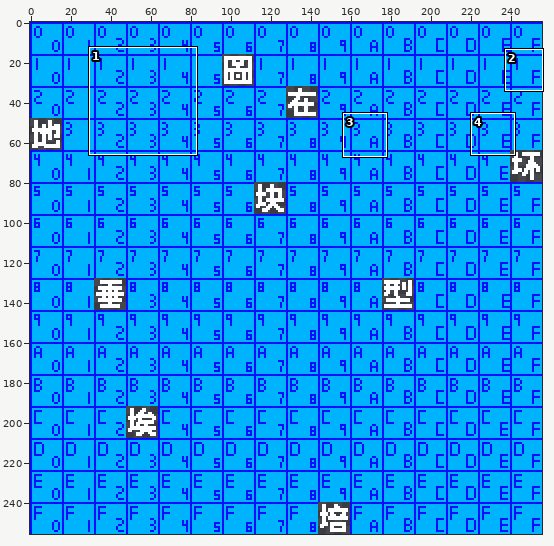
Sprite sheet: assets/base/font/cosmic-reach-font-5700.png. The first picture is a wide view before the edit; the outline marks the close-up.
Close-up. Earlier state:
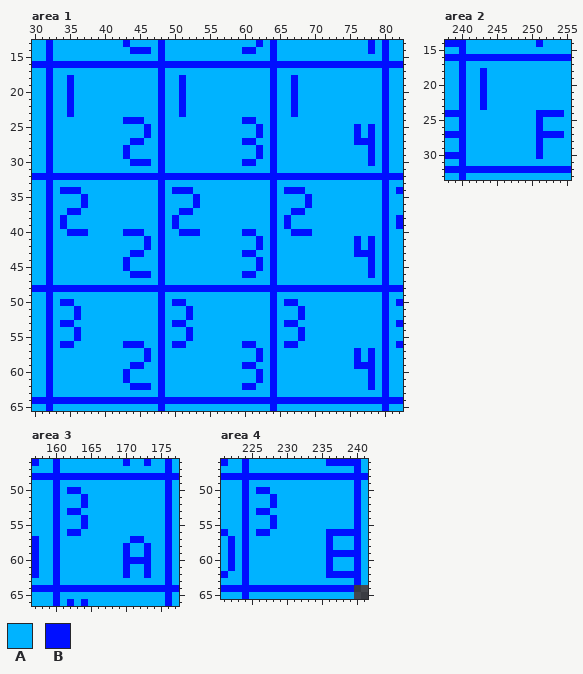
The file is 256x256 pixels. Shown: area 1: x 30..82, y 13..65; area 2: x 238..255, y 14..33; area 3: x 157..177, y 46..66; area 4: x 221..241, y 46..65. The commit also changed other parts of the picture, which this record leaves out.
Palette (. is transparent): A #00b3ff  B #000fff
Pixels before, area 1 (only the part around the change), first column x 30:
13 AABAAAAAAAAAABAAAABAAAAAAAAAAAAABABAAAAAAAAAAAAABABAA
14 AABAAAAAAAAAAABBBABAAAAAAAAAAABBAABAAAAAAAAAAAAABABAA
15 AABAAAAAAAAAAAAAAABAAAAAAAAAAAAAAABAAAAAAAAAAAAAAABAA
16 BBBBBBBBBBBBBBBBBBBBBBBBBBBBBBBBBBBBBBBBBBBBBBBBBBBBB
17 AABAAAAAAAAAAAAAAABAAAAAAAAAAAAAAABAAAAAAAAAAAAAAABAA
18 AABAABAAAAAAAAAAAABAABAAAAAAAAAAAABAABAAAAAAAAAAAABAA
19 AABAABAAAAAAAAAAAABAABAAAAAAAAAAAABAABAAAAAAAAAAAABAA
20 AABAABAAAAAAAAAAAABAABAAAAAAAAAAAABAABAAAAAAAAAAAABAA
21 AABAABAAAAAAAAAAAABAABAAAAAAAAAAAABAABAAAAAAAAAAAABAA
22 AABAABAAAAAAAAAAAABAABAAAAAAAAAAAABAABAAAAAAAAAAAABAA
23 AABAABAAAAAAAAAAAABAABAAAAAAAAAAAABAABAAAAAAAAAAAABAA
24 AABAAAAAAAAAABBBAABAAAAAAAAAAABBAABAAAAAAAAAAAAAAABAA
25 AABAAAAAAAAAAAAABABAAAAAAAAAAAAABABAAAAAAAAAAABABABAA
26 AABAAAAAAAAAAAAABABAAAAAAAAAAAAABABAAAAAAAAAAABABABAA
27 AABAAAAAAAAAAABBAABAAAAAAAAAAABBAABAAAAAAAAAAABBBABAA
28 AABAAAAAAAAAABAAAABAAAAAAAAAAAAABABAAAAAAAAAAAAABABAA
29 AABAAAAAAAAAABAAAABAAAAAAAAAAAAABABAAAAAAAAAAAAABABAA
30 AABAAAAAAAAAAABBBABAAAAAAAAAAABBAABAAAAAAAAAAAAABABAA
31 AABAAAAAAAAAAAAAAABAAAAAAAAAAAAAAABAAAAAAAAAAAAAAABAA
32 BBBBBBBBBBBBBBBBBBBBBBBBBBBBBBBBBBBBBBBBBBBBBBBBBBBBB
33 AABAAAAAAAAAAAAAAABAAAAAAAAAAAAAAABAAAAAAAAAAAAAAABAA
34 AABABBBAAAAAAAAAAABABBBAAAAAAAAAAABABBBAAAAAAAAAAABAB
35 AABAAAABAAAAAAAAAABAAAABAAAAAAAAAABAAAABAAAAAAAAAABAA
36 AABAAAABAAAAAAAAAABAAAABAAAAAAAAAABAAAABAAAAAAAAAABAA
37 AABAABBAAAAAAAAAAABAABBAAAAAAAAAAABAABBAAAAAAAAAAABAA
38 AABABAAAAAAAAAAAAABABAAAAAAAAAAAAABABAAAAAAAAAAAAABAB
39 AABABAAAAAAAAAAAAABABAAAAAAAAAAAAABABAAAAAAAAAAAAABAB
40 AABAABBBAAAAABBBAABAABBBAAAAAABBAABAABBBAAAAAAAAAABAA
41 AABAAAAAAAAAAAAABABAAAAAAAAAAAAABABAAAAAAAAAAABABABAA
42 AABAAAAAAAAAAAAABABAAAAAAAAAAAAABABAAAAAAAAAAABABABAA
43 AABAAAAAAAAAAABBAABAAAAAAAAAAABBAABAAAAAAAAAAABBBABAA
44 AABAAAAAAAAAABAAAABAAAAAAAAAAAAABABAAAAAAAAAAAAABABAA
45 AABAAAAAAAAAABAAAABAAAAAAAAAAAAABABAAAAAAAAAAAAABABAA
46 AABAAAAAAAAAAABBBABAAAAAAAAAAABBAABAAAAAAAAAAAAABABAA
47 AABAAAAAAAAAAAAAAABAAAAAAAAAAAAAAABAAAAAAAAAAAAAAABAA
48 BBBBBBBBBBBBBBBBBBBBBBBBBBBBBBBBBBBBBBBBBBBBBBBBBBBBB
49 AABAAAAAAAAAAAAAAABAAAAAAAAAAAAAAABAAAAAAAAAAAAAAABAA
50 AABABBAAAAAAAAAAAABABBAAAAAAAAAAAABABBAAAAAAAAAAAABAB
51 AABAAABAAAAAAAAAAABAAABAAAAAAAAAAABAAABAAAAAAAAAAABAA
52 AABAAABAAAAAAAAAAABAAABAAAAAAAAAAABAAABAAAAAAAAAAABAA
53 AABABBAAAAAAAAAAAABABBAAAAAAAAAAAABABBAAAAAAAAAAAABAB
54 AABAAABAAAAAAAAAAABAAABAAAAAAAAAAABAAABAAAAAAAAAAABAA
55 AABAAABAAAAAAAAAAABAAABAAAAAAAAAAABAAABAAAAAAAAAAABAA
56 AABABBAAAAAAABBBAABABBAAAAAAAABBAABABBAAAAAAAAAAAABAB
57 AABAAAAAAAAAAAAABABAAAAAAAAAAAAABABAAAAAAAAAAABABABAA
58 AABAAAAAAAAAAAAABABAAAAAAAAAAAAABABAAAAAAAAAAABABABAA
59 AABAAAAAAAAAAABBAABAAAAAAAAAAABBAABAAAAAAAAAAABBBABAA
60 AABAAAAAAAAAABAAAABAAAAAAAAAAAAABABAAAAAAAAAAAAABABAA
61 AABAAAAAAAAAABAAAABAAAAAAAAAAAAABABAAAAAAAAAAAAABABAA
62 AABAAAAAAAAAAABBBABAAAAAAAAAAABBAABAAAAAAAAAAAAABABAA
63 AABAAAAAAAAAAAAAAABAAAAAAAAAAAAAAABAAAAAAAAAAAAAAABAA
64 BBBBBBBBBBBBBBBBBBBBBBBBBBBBBBBBBBBBBBBBBBBBBBBBBBBBB
65 AABAAAAAAAAAAAAAAABAAAAAAAAAAAAAAABAAAAAAAAAAAAAAABAA
Pixels before, area 2, first column x 238:
14 BBBAAAAAAAAAABAAAA
15 AABAAAAAAAAAAAAAAA
16 BBBBBBBBBBBBBBBBBB
17 AABAAAAAAAAAAAAAAA
18 AABAABAAAAAAAAAAAA
19 AABAABAAAAAAAAAAAA
20 AABAABAAAAAAAAAAAA
21 AABAABAAAAAAAAAAAA
22 AABAABAAAAAAAAAAAA
23 AABAABAAAAAAAAAAAA
24 BBBAAAAAAAAAABBBBA
25 AABAAAAAAAAAABAAAA
26 AABAAAAAAAAAABAAAA
27 BBBAAAAAAAAAABBBBA
28 AABAAAAAAAAAABAAAA
29 AABAAAAAAAAAABAAAA
30 BBBAAAAAAAAAABAAAA
31 AABAAAAAAAAAAAAAAA
32 BBBBBBBBBBBBBBBBBB
33 AABAAAAAAAAAAAAAAA
Pixels before, area 3, first column x 157:
46 BAABAAAAAAAAABAABAABA
47 AAABAAAAAAAAAAAAAAABA
48 BBBBBBBBBBBBBBBBBBBBB
49 AAABAAAAAAAAAAAAAAABA
50 AAABABBAAAAAAAAAAAABA
51 AAABAAABAAAAAAAAAAABA
52 AAABAAABAAAAAAAAAAABA
53 AAABABBAAAAAAAAAAAABA
54 AAABAAABAAAAAAAAAAABA
55 AAABAAABAAAAAAAAAAABA
56 AAABABBAAAAAAAAAAAABA
57 BAABAAAAAAAAAABBAAABA
58 BAABAAAAAAAAABAABAABA
59 BAABAAAAAAAAABAABAABA
60 BAABAAAAAAAAABBBBAABA
61 BAABAAAAAAAAABAABAABA
62 BAABAAAAAAAAABAABAABA
63 AAABAAAAAAAAAAAAAAABA
64 BBBBBBBBBBBBBBBBBBBBB
65 AAABAAAAAAAAAAAAAAABA
66 AAABABABAAAAAAAAAAABA
Pixels before, area 4, first column x 221:
46 BAABAAAAAAAAAAABBBBBA
47 AAABAAAAAAAAAAAAAAABA
48 BBBBBBBBBBBBBBBBBBBBB
49 AAABAAAAAAAAAAAAAAABA
50 AAABABBAAAAAAAAAAAABA
51 AAABAAABAAAAAAAAAAABA
52 AAABAAABAAAAAAAAAAABA
53 AAABABBAAAAAAAAAAAABA
54 AAABAAABAAAAAAAAAAABA
55 AAABAAABAAAAAAAAAAABA
56 BAABABBAAAAAAAABBBBBA
57 ABABAAAAAAAAAAABAAABA
58 ABABAAAAAAAAAAABAAABA
59 ABABAAAAAAAAAAABBBBBA
60 ABABAAAAAAAAAAABAAABA
61 ABABAAAAAAAAAAABAAABA
62 BAABAAAAAAAAAAABBBBBA
63 AAABAAAAAAAAAAAAAAABA
64 BBBBBBBBBBBBBBBBBBB..
65 AAABAAAAAAAAAAAAAAA..
New version:
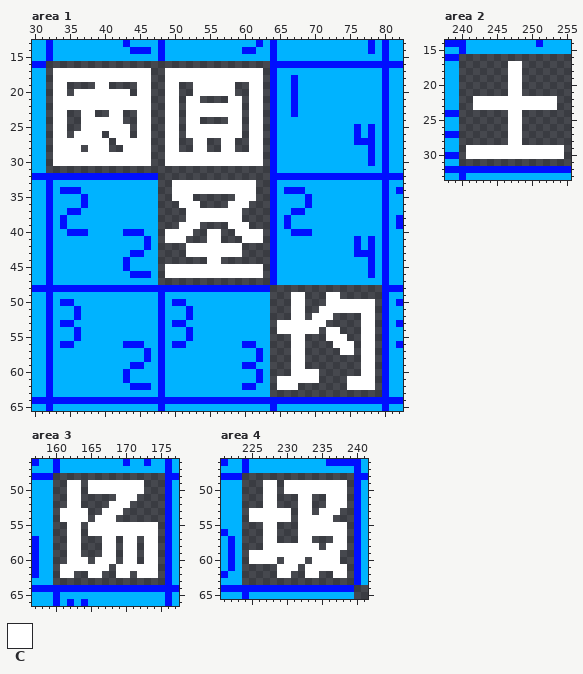
Colours new in this view: C #ffffff
The edit:
Changed rows in their new state; - is an unchanged pixel.
Area 1:
first column x 32:
16 ................................----------------
17 .CCCCCCCCCCCCCC..CCCCCCCCCCCCCC.----------------
18 .CCCCCCCCCCCCCC..CCCCCCCCCCCCCC.----------------
19 .CC....CC....CC..CC..CCCCCC..CC.----------------
20 .CC.CCCCCCCC.CC..CC..CCCCCC..CC.----------------
21 .CCCCCCCCCCCCCC..CC.CC....CC.CC.----------------
22 .CCCCCCCCCCCCCC..CC.CCCCCCCC.CC.----------------
23 .CC..CC..CC..CC..CC.CCCCCCCC.CC.----------------
24 .CC..CCCCCC..CC..CC.CC....CC.CC.----------------
25 .CC..CCCCCCC.CC..CC.CCCCCCCC.CC.----------------
26 .CC.CCCC.CCC.CC..CC.CCCCCCCC.CC.----------------
27 .CCCCCCCC.CCCCC..CC..CC..CC..CC.----------------
28 .CCCC.CCC..CCCC..CC..CC..CC..CC.----------------
29 .CCCCCCCCCCCCCC..CCCCCCCCCCCCCC.----------------
30 .CCCCCCCCCCCCCC..CCCCCCCCCCCCCC.----------------
31 ................................----------------
32 ----------------................----------------
33 ----------------..CCCCCCCCCCCC..----------------
34 ----------------..CCCCCCCCCCCC..----------------
35 ----------------..CCC......CCC..----------------
36 ----------------...CCC....CCC...----------------
37 ----------------....CCCCCCCC....----------------
38 ----------------....CCCCCCCC....----------------
39 ----------------...CCC....CCC...----------------
40 ----------------.CCCC..CC..CCCC.----------------
41 ----------------.CCC...CC...CCC.----------------
42 ----------------....CCCCCCCC....----------------
43 ----------------....CCCCCCCC....----------------
44 ----------------.......CC.......----------------
45 ----------------.CCCCCCCCCCCCCC.----------------
46 ----------------.CCCCCCCCCCCCCC.----------------
47 ----------------................----------------
48 --------------------------------................
49 --------------------------------...CC...CC......
50 --------------------------------...CC...CCCCCCC.
51 --------------------------------...CC..CCCCCCCC.
52 --------------------------------...CC.CCC....CC.
53 --------------------------------.CCCCCCC.....CC.
54 --------------------------------.CCCCCC.CC...CC.
55 --------------------------------...CC...CCC..CC.
56 --------------------------------...CC....CCC.CC.
57 --------------------------------...CC.....CC.CC.
58 --------------------------------...CC........CC.
59 --------------------------------...CC........CC.
60 --------------------------------...CCCC......CC.
61 --------------------------------.CCCCCC....CCCC.
62 --------------------------------.CCC.......CCCC.
63 --------------------------------................
Area 2:
first column x 240:
16 ................
17 .......CC.......
18 .......CC.......
19 .......CC.......
20 .......CC.......
21 .......CC.......
22 ..CCCCCCCCCCCC..
23 ..CCCCCCCCCCCC..
24 .......CC.......
25 .......CC.......
26 .......CC.......
27 .......CC.......
28 .......CC.......
29 .CCCCCCCCCCCCCC.
30 .CCCCCCCCCCCCCC.
31 ................
Area 3:
first column x 160:
48 ................
49 ..CC.CCCCCCCC...
50 ..CC.CCCCCCCC...
51 ..CC.....CCC....
52 ..CC....CCC.....
53 .CCCC..CCC......
54 .CCCC.CCC.......
55 ..CC.CCCCCCCCCC.
56 ..CC.CCCCCCCCCC.
57 ..CC...CC.CC.CC.
58 ..CC...CC.CC.CC.
59 ..CC...CC.CC.CC.
60 ..CCC.CCC.CC.CC.
61 .CCCCCCC.CCCCCC.
62 .CC..CC..CC.CCC.
63 ................
Area 4:
first column x 224:
48 ................
49 ...CC.CCCCCCCCC.
50 ...CC.CCCCCCCCC.
51 ...CC...CC..CCC.
52 ...CC...CC..CCC.
53 .CCCCCC.CC.CCC..
54 .CCCCCC.CCCCC...
55 ...CC...CCCCCCC.
56 ...CC...CCCCCCC.
57 ...CC...CC...CC.
58 ...CCCCCCCC.CCC.
59 .CCCCCCCCCCCCC..
60 .CCCC.CCC.CCCC..
61 .....CCC.CCCCCC.
62 .....CC..CC..CC.
63 ................
Pixel boxes of the changes (left, top, right, bottom) in both close-ups:
changed: (46, 61, 382, 397)
changed: (459, 54, 571, 166)
changed: (53, 473, 165, 585)
changed: (242, 473, 354, 585)
